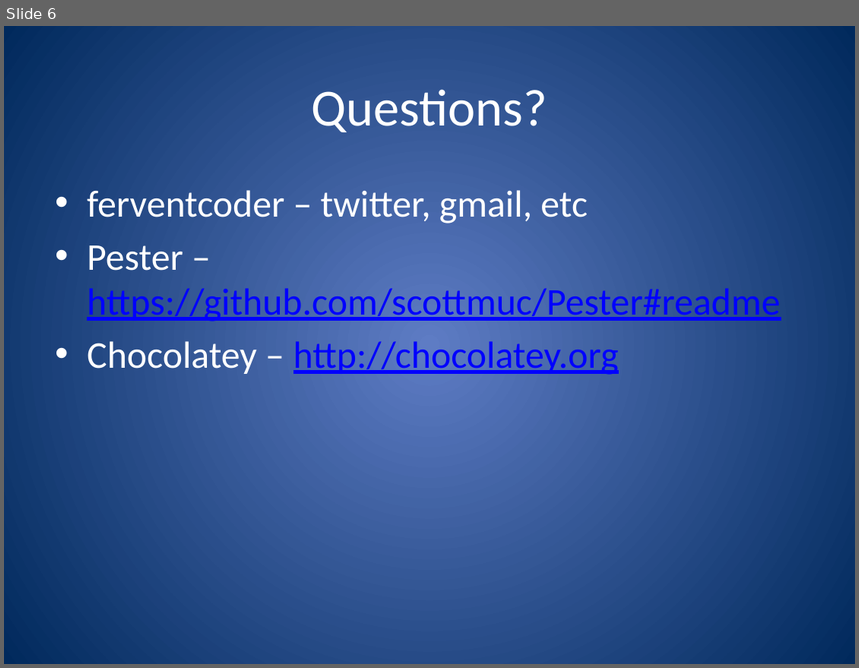
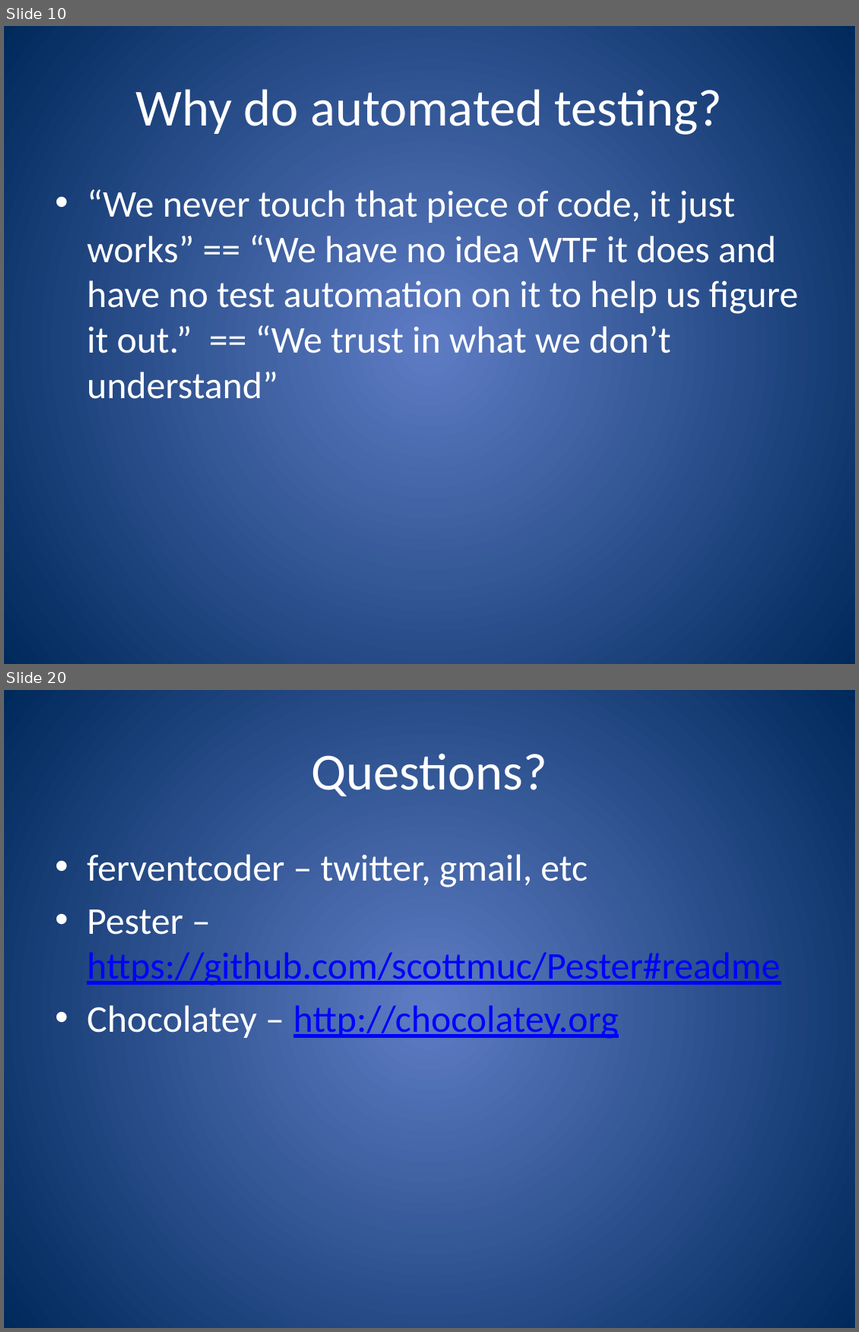
Before and after one commit to ferventcoder/presentations, a slide deck: dotNet/powershellbdd/AutomatedTestingForPowerShell.pptx. Shown one above the other, each under a label of ours: slide 6 before the commit, slides 10 and 20 after it; the slides between them are not shown. The pictures are 859x668 and 859x1332 pixels, drawn with LibreOffice and Linux fonts; fonts in the diff are those of the drawing. Boxes give left, top, right and bottom in pixels: in the first picture for what was removed or moved away, otherwise in the second. Text is boxed around its words. In the diff, an @@ line names an element or a change of style, - is before the commit and + after.

```diff
--- a/dotNet/powershellbdd/AutomatedTestingForPowerShell.pptx
+++ b/dotNet/powershellbdd/AutomatedTestingForPowerShell.pptx
@@ slide 10 added at (4, 26, 855, 664), background gradient #5E7CC5 to #00295C @@
@@ title added at (136, 89, 722, 135), 44 pt, text #FFFFFF @@
+Why do automated testing?
@@ text added at (87, 189, 798, 399), 32 pt, text #FFFFFF @@
+• “We never touch that piece of code, it just works” == “We have no idea WTF it does and have no test automation on it to help us figure it out.” == “We trust in what we don’t understand”
@@ what was slide 6 is now slide 20 @@
```
Also in this commit, not shown: 3 slides changed, 16 other slides added, 2 slides removed, 37 other files.
